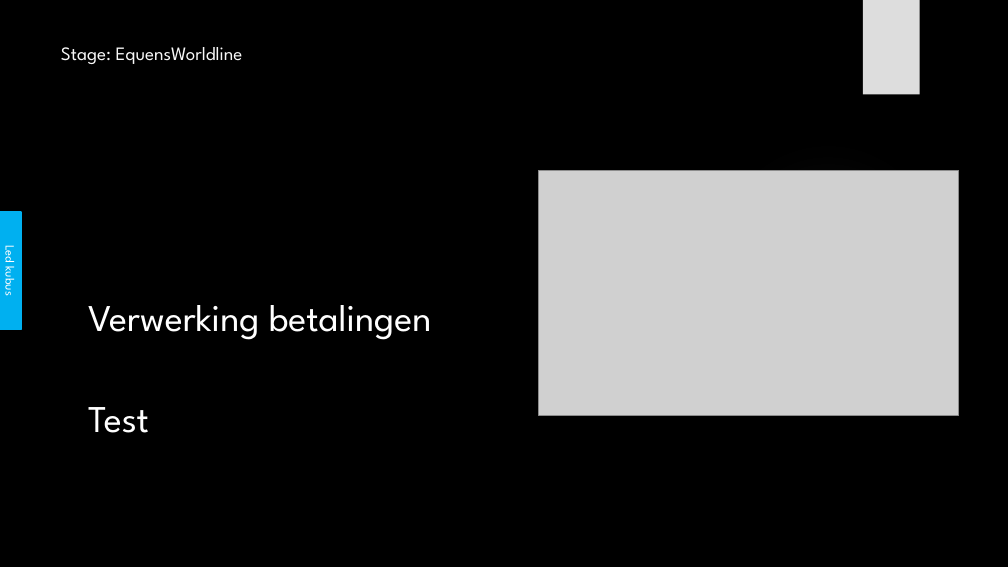
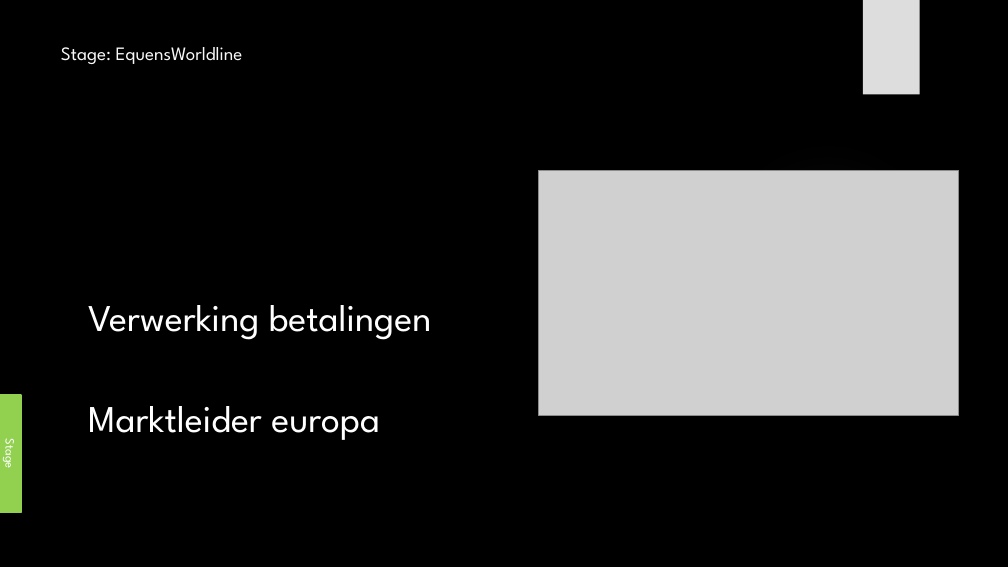
Before and after one commit to its-3ncrypt/Led_Cube_arduino, a slide deck: slide 16 of _Administratie/Presentatie GIP.pptx (slide 15 before the commit). Drawn at 1008x567 pixels with LibreOffice and Linux fonts; fonts in the diff are those of the drawing; grey boxes stand for pictures; background and template pictures are left out. Boxes give left, top, right and bottom in pixels: in the first picture for what was removed or moved away, otherwise in the second. Text is boxed around its words. In the diff, an @@ line names an element or a change of style, - is before the commit and + after.

```diff
--- a/_Administratie/Presentatie GIP.pptx
+++ b/_Administratie/Presentatie GIP.pptx
@@ rectangle removed at <box>0,212,21,330</box> @@
-Led kubus
@@ rectangle added at <box>0,395,21,513</box>, fill #92D050, outline #92D050 1.5 pt, 12 pt, text #FFFFFF @@
+Stage
@@ text at <box>88,406,380,440</box>: text changed @@
-Test
+Marktleider europa
```
Also in this commit, not shown: 1 other slide changed, 5 slides added, 7 slides removed, 2 other files.
